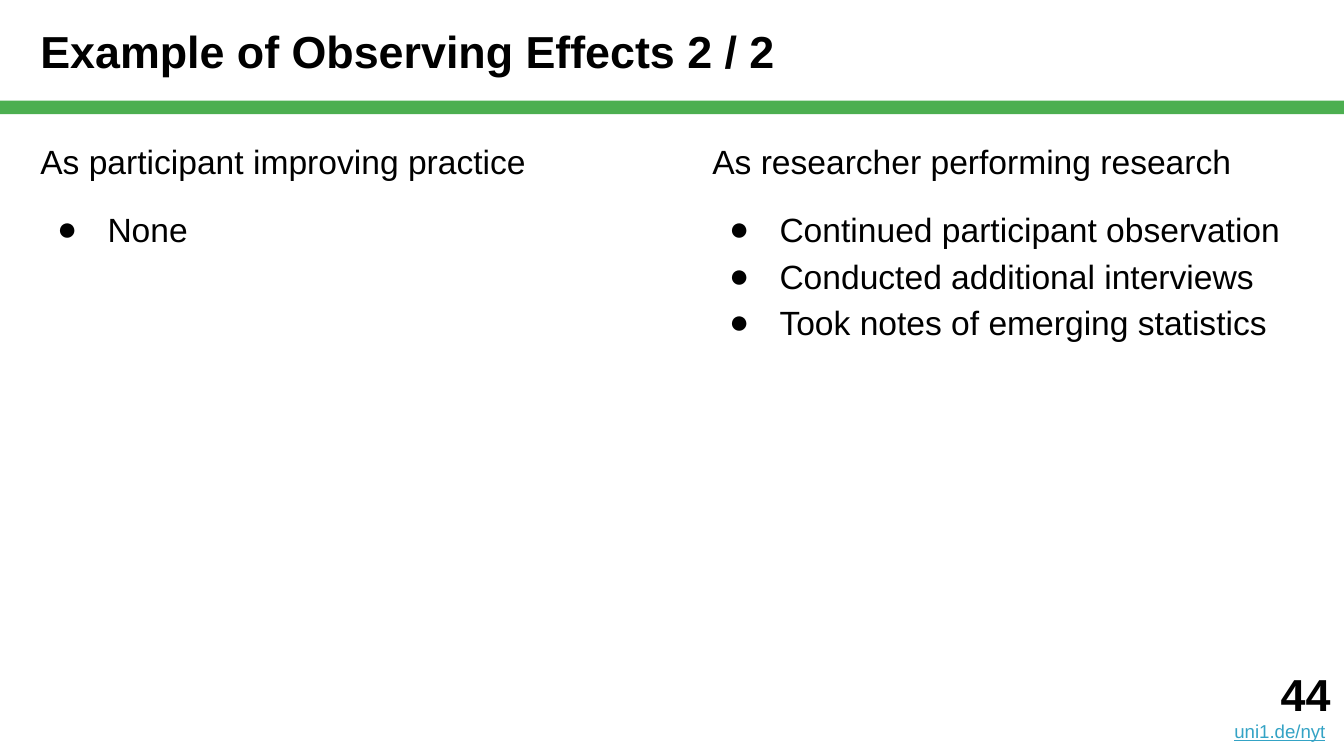
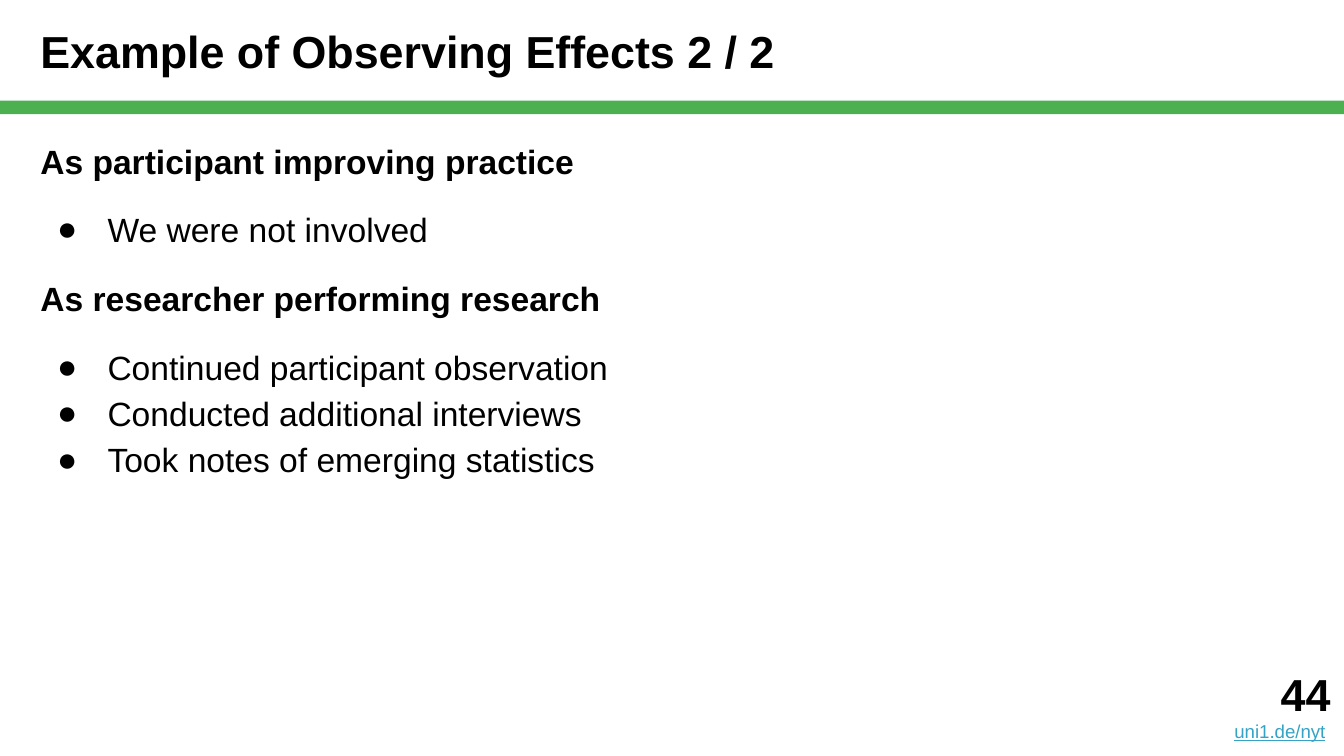
Before and after one commit to dirkriehle/nyt-course, a slide deck: slide 44 of Lecture slides/NYT C04 - Action Research.pptx. Drawn at 1344x756 pixels with LibreOffice and Linux fonts; fonts in the diff are those of the drawing. Boxes give left, top, right and bottom in pixels: in the first picture for what was removed or moved away, otherwise in the second. Text is boxed around its words. In the diff, an @@ line names an element or a change of style, - is before the commit and + after.

Commit message:
Added Action Research (C04) slide update (pre-lecture)

```diff
--- a/Lecture slides/NYT C04 - Action Research.pptx
+++ b/Lecture slides/NYT C04 - Action Research.pptx
@@ text at [40, 149, 574, 243]: paragraphs added @@
+As participant improving practice
+● We were not involved
@@ text "As participant improving practice": place and size @@
-text "As participant improving practice" at [712, 149, 1280, 341]
+text "As participant improving practice" at [40, 149, 608, 479]
@@ text removed at [40, 149, 526, 243] @@
-As participant improving practice
-● None
@@ text at [40, 286, 600, 317]: bold on in "As researcher performing research"; more space between paragraphs @@
```
Also in this commit, not shown: 10 other slides changed, 1 other file.
